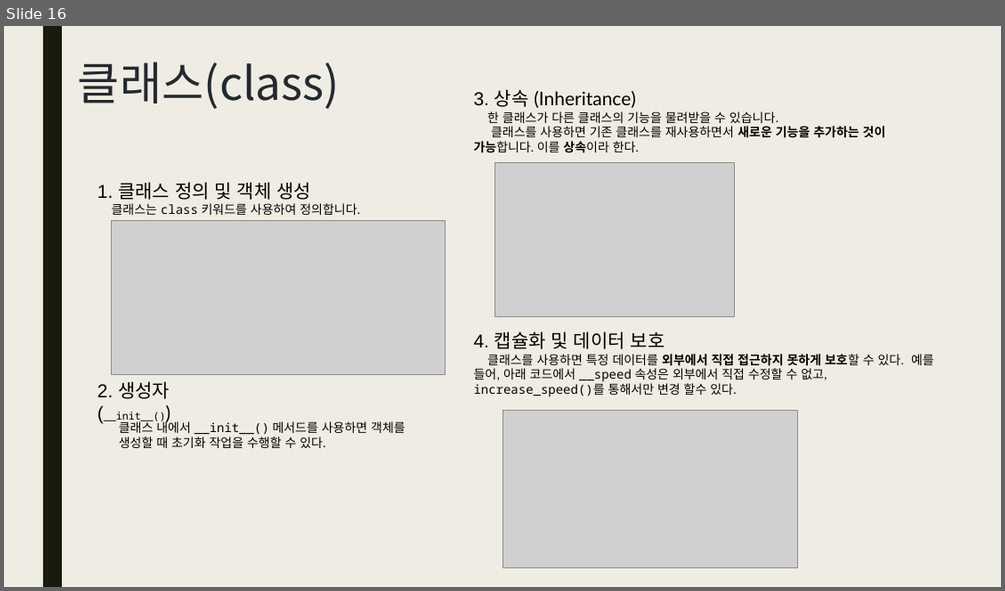
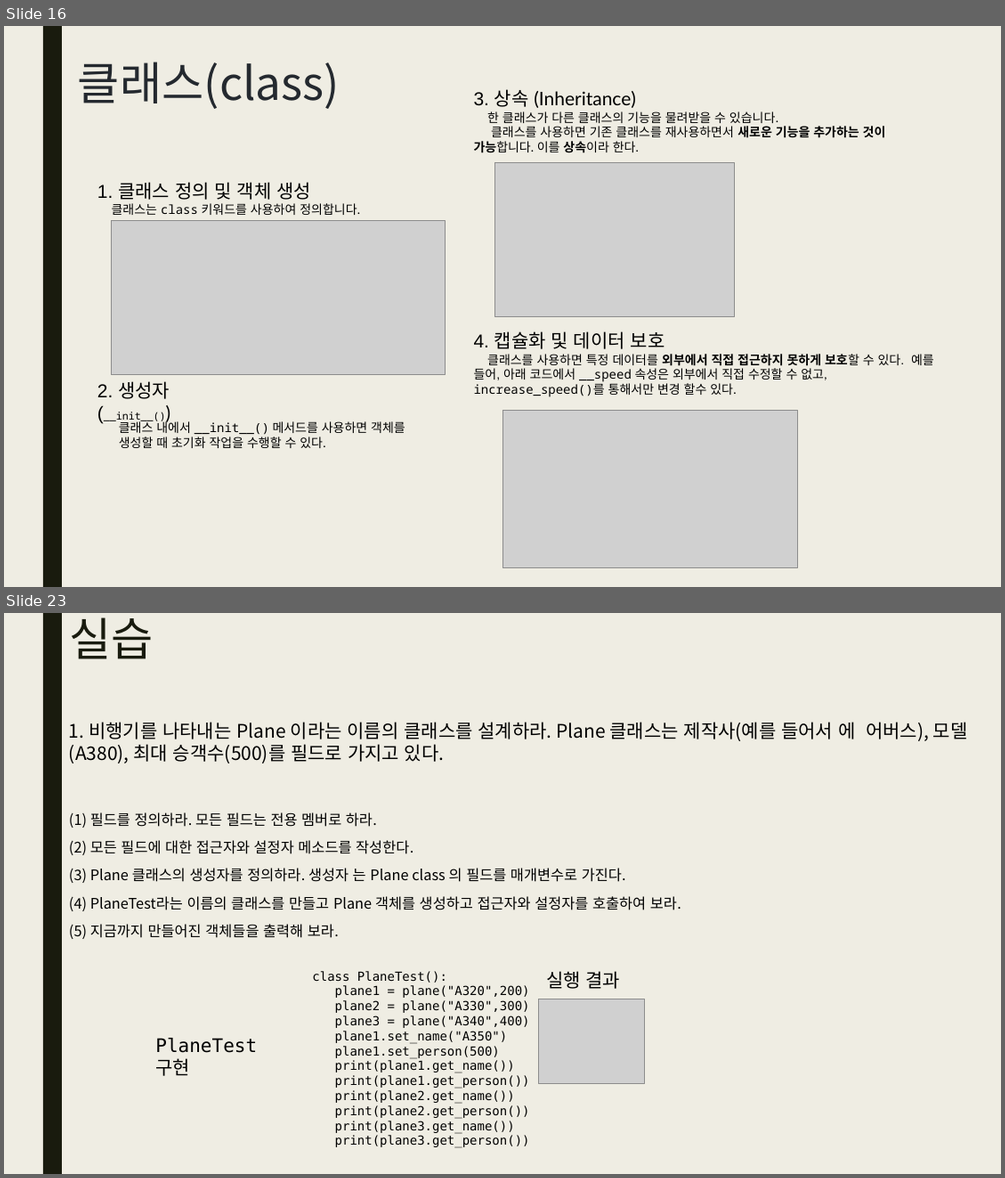
Before and after one commit to gomtings/JeoninHighSchool, a slide deck: 수업교제/2025/1학기/파이썬 기초06.pptx. Shown one above the other, each under a label of ours: slide 16 before the commit, slides 16 and 23 after it; the slides between them are not shown. The pictures are 1005x591 and 1005x1178 pixels, drawn with LibreOffice and Linux fonts; fonts in the diff are those of the drawing; grey boxes stand for pictures. Boxes give left, top, right and bottom in pixels: in the first picture for what was removed or moved away, otherwise in the second. Text is boxed around its words. In the diff, an @@ line names an element or a change of style, - is before the commit and + after.

```diff
--- a/수업교제/2025/1학기/파이썬 기초06.pptx
+++ b/수업교제/2025/1학기/파이썬 기초06.pptx
@@ slide 23 added at (4,613,1001,1174), background #EFEDE3; not listed: 1 template element that a slide beside it also shows @@
@@ title added at (69,617,153,659), 44 pt, text #191B0E @@
+실습
@@ text added at (69,722,968,939), 14 pt, text #000000 @@
+1. 비행기를 나타내는 Plane 이라는 이름의 클래스를 설계하라. Plane 클래스는 제작사(예를 들어서 에 어버스), 모델(A380), 최대 승객수(500)를 필드로 가지고 있다.
+(1) 필드를 정의하라. 모든 필드는 전용 멤버로 하라.
+(2) 모든 필드에 대한 접근자와 설정자 메소드를 작성한다.
+(3) Plane 클래스의 생성자를 정의하라. 생성자 는 Plane class 의 필드를 매개변수로 가진다.
+(4) PlaneTest라는 이름의 클래스를 만들고 Plane 객체를 생성하고 접근자와 설정자를 호출하여 보라.
+(5) 지금까지 만들어진 객체들을 출력해 보라.
@@ text added at (312,971,530,1148), 12 pt, text #000000 @@
+class PlaneTest():
+plane1 = plane("A320",200)
+plane2 = plane("A330",300)
+plane3 = plane("A340",400)
+plane1.set_name("A350")
+plane1.set_person(500)
+print(plane1.get_name())
+print(plane1.get_person())
+print(plane2.get_name())
+print(plane2.get_person())
+print(plane3.get_name())
+print(plane3.get_person())
@@ text added at (546,971,621,989), 18 pt, text #000000 @@
+실행 결과
@@ picture added at (539,999,645,1083) @@
@@ text added at (155,1038,257,1076), 18 pt, text #000000 @@
+PlaneTest 구현
```
Also in this commit, not shown: 1 slide changed, 6 other slides added, 4 other files.
